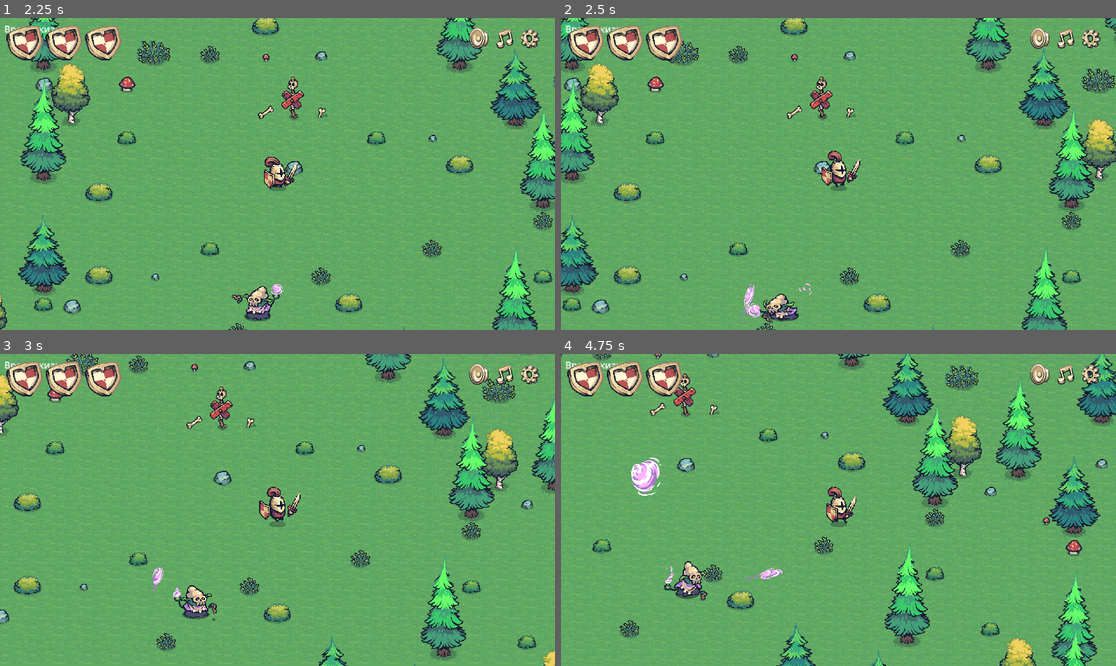
Above: before the commit, frames 1-4 (two rows, left to right).
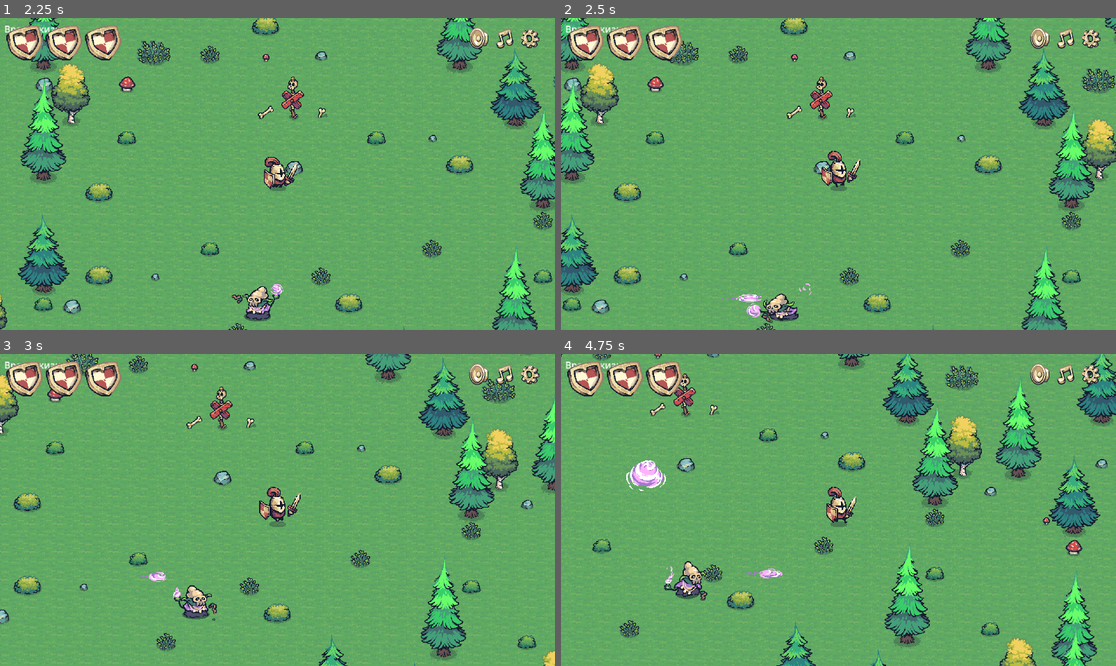
Above: after the commit, the same moments.

Repository: darkicestormteam/Fgame
Game: Godot game, scene res://scenes/mainmenu.tscn
The game is run twice, just before and just after one commit, with the same random seed, the same clock (stepped at 60 frames per second) and the same inputs.
Inputs (mouse positions are in pixels of both pictures, inside the frame that each line leads up to):
- Up to frame 1 (2.25 s): click "старт" at 0.5 s; click "старт" at 1.25 s; tap Enter (ui_accept) at 2 s; move the mouse to (399, 158) at 2.02 s; hold D (move_right) from 2.03 s (still down); tap Space at 2.1 s
- Up to frame 2 (2.5 s): keep holding D (move_right); tap Enter (ui_accept) at 2.27 s
- Up to frame 3 (3 s): move the mouse to (166, 525) at 2.77 s; release D (move_right) at 2.78 s; hold S (move_down) from 2.78 s (still down); tap Space at 2.85 s
- Up to frame 4 (4.75 s): tap Enter (ui_accept) at 3.02, 4.52 s; move the mouse to (894, 441) at 3.52 s; release S (move_down) at 3.53 s; hold D (move_right) 3.53-4.28 s; tap Space at 3.6, 4.35 s; move the mouse to (810, 572) at 4.27 s; hold W (move_up) from 4.28 s (still down)

Frame 1 is identical in both runs. In frame 2, 0.1% of the frame differs, in the area x 28-37%, y 85-98%; in frame 3, 0.1%; in frame 4, 0.5%, in the area x 11-40%, y 33-73%.

Commit message:
update branch

Diff:
--- a/script/enemy.gd
+++ b/script/enemy.gd
@@ -223,11 +223,6 @@
 	boom_instance.global_position = spawn_position
 	boom_instance.set_direction(direction)
 
-	# Явно поворачиваем снаряд в сторону игрока, чтобы он летел правильно
-	# Если снаряд смотрит вправо по умолчанию (rotation = 0), то используем atan2
-	if direction.x != 0 or direction.y != 0:
-		boom_instance.rotation = direction.angle()
-
 func _on_attack_body_entered(body: Node2D) -> void:
 	if body.is_in_group("player"):
 		body.take_damage()
Not shown, changed: .gitignore
